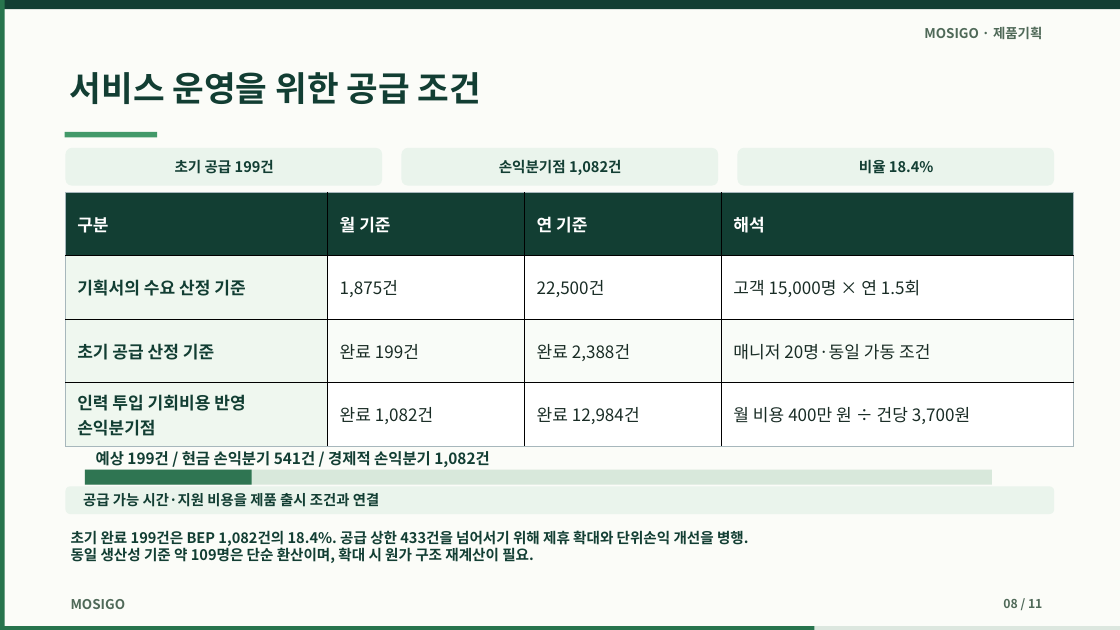
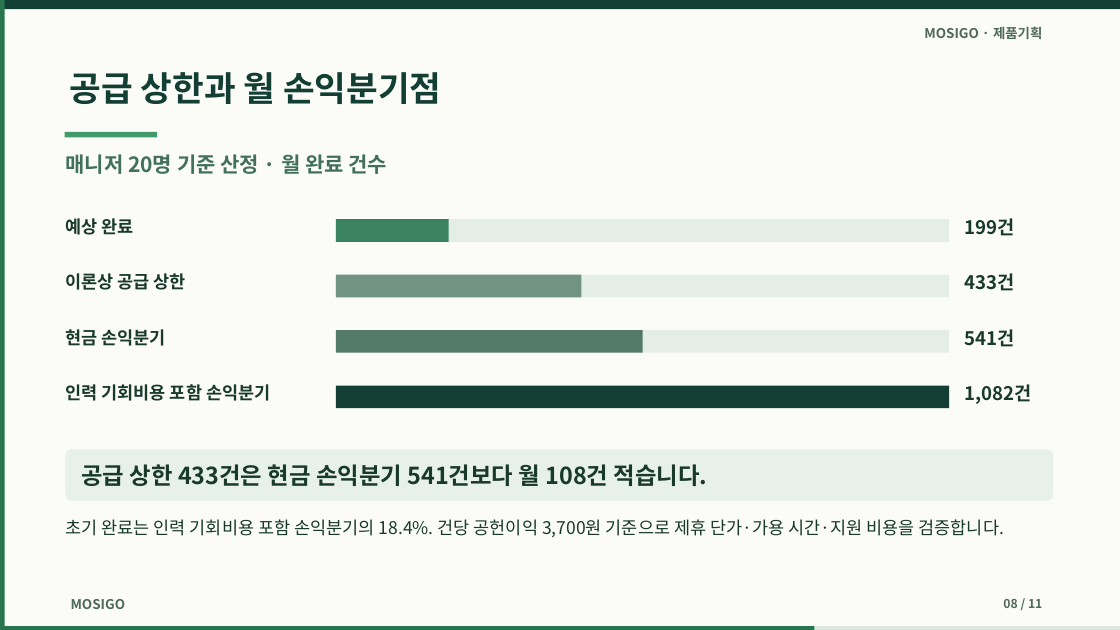
Before and after one commit to dohyunkimmm/mosigo-case-study, a slide deck: slide 8 of downloads/mosigo_report.pptx. Drawn at 1120x630 pixels with LibreOffice and Linux fonts; fonts in the diff are those of the drawing. Boxes give left, top, right and bottom in pixels: in the first picture for what was removed or moved away, otherwise in the second. Text is boxed around its words. In the diff, an @@ line names an element or a change of style, - is before the commit and + after.

```diff
--- a/downloads/mosigo_report.pptx
+++ b/downloads/mosigo_report.pptx
@@ text at box(70, 72, 441, 104): text changed @@
-서비스 운영을 위한 공급 조건
+공급 상한과 월 손익분기점
@@ rounded rectangle removed at box(66, 148, 382, 186) @@
@@ rounded rectangle removed at box(402, 148, 718, 186) @@
@@ rounded rectangle removed at box(738, 148, 1054, 186) @@
@@ text added at box(65, 154, 388, 174), 18 pt, text #42705C, bold @@
+매니저 20명 기준 산정 · 월 완료 건수
@@ text removed at box(175, 159, 274, 174) @@
-초기 공급 199건
@@ text removed at box(859, 159, 934, 174) @@
-비율 18.4%
@@ table removed at box(66, 192, 1073, 446), 4 rows, 4 columns @@
-구분 | 월 기준 | 연 기준 | 해석
-기획서의 수요 산정 기준 | 1,875건 | 22,500건 | 고객 15,000명 × 연 1.5회
-초기 공급 산정 기준 | 완료 199건 | 완료 2,388건 | 매니저 20명·동일 가동 조건
-인력 투입 기회비용 반영 손익분기점 | 완료 1,082건 | 완료 12,984건 | 월 비용 400만 원 ÷ 건당 3,700원
@@ text added at box(65, 218, 134, 235), 15 pt, text #19392D, bold @@
+예상 완료
@@ rectangle added at box(336, 219, 949, 242), fill #E4EEE7 @@
@@ rectangle added at box(336, 219, 449, 242), fill #3A8260 @@
@@ text added at box(964, 218, 1014, 236), 16 pt, text #19392D, bold @@
+199건
@@ text added at box(65, 273, 186, 290), 15 pt, text #19392D, bold @@
+이론상 공급 상한
@@ rectangle added at box(336, 275, 949, 297), fill #E4EEE7 @@
@@ rectangle added at box(336, 275, 581, 297), fill #719482 @@
@@ text added at box(964, 273, 1014, 291), 16 pt, text #19392D, bold @@
+433건
@@ text "현금 손익분기" at box(65, 329, 166, 346): vertical alignment middle to top @@
@@ text at box(65, 329, 166, 346): text changed; size 12.5 to 15 pt; text colour #123E33 to #19392D @@
-손익분기점 1,082건
+현금 손익분기
@@ text added at box(964, 329, 1014, 347), 16 pt, text #19392D, bold @@
+541건
@@ rectangle added at box(336, 330, 949, 353), fill #E4EEE7 @@
@@ rectangle added at box(336, 330, 643, 353), fill #537969 @@
@@ text added at box(65, 384, 270, 401), 15 pt, text #19392D, bold @@
+인력 기회비용 포함 손익분기
@@ rectangle added at box(336, 386, 949, 408), fill #123E33 @@
@@ text added at box(964, 384, 1031, 404), 16 pt, text #19392D, bold @@
+1,082건
@@ rounded rectangle: place and size @@
-rounded rectangle at box(66, 486, 1054, 514)
+rounded rectangle at box(66, 450, 1054, 501)
@@ rounded rectangle at box(66, 450, 1054, 501): fill #EAF4EC to #E7F1E9; proportions changed @@
@@ text added at box(81, 464, 708, 486), 20 pt, text #19392D, bold @@
+공급 상한 433건은 현금 손익분기 541건보다 월 108건 적습니다.
@@ rectangle removed at box(85, 470, 992, 485) @@
@@ rectangle removed at box(85, 470, 252, 485) @@
@@ text removed at box(96, 451, 490, 467) @@
-예상 199건 / 현금 손익분기 541건 / 경제적 손익분기 1,082건
@@ text removed at box(83, 493, 379, 507) @@
-공급 가능 시간·지원 비용을 제품 출시 조건과 연결
@@ text at box(66, 519, 1004, 537): text changed; size 12.5 to 15 pt; text colour #123E33 to #19392D; bold off @@
-초기 완료 199건은 BEP 1,082건의 18.4%. 공급 상한 433건을 넘어서기 위해 제휴 확대와 단위손익 개선을 병행.
-동일 생산성 기준 약 109명은 단순 환산이며, 확대 시 원가 구조 재계산이 필요.
+초기 완료는 인력 기회비용 포함 손익분기의 18.4%. 건당 공헌이익 3,700원 기준으로 제휴 단가·가용 시간·지원 비용을 검증합니다.
@@ text "초기 완료는 인력 기회비용 포함 ..." at box(66, 519, 1004, 537): vertical alignment middle to top @@
```
Also in this commit, not shown: 4 other slides changed, 13 other files.
